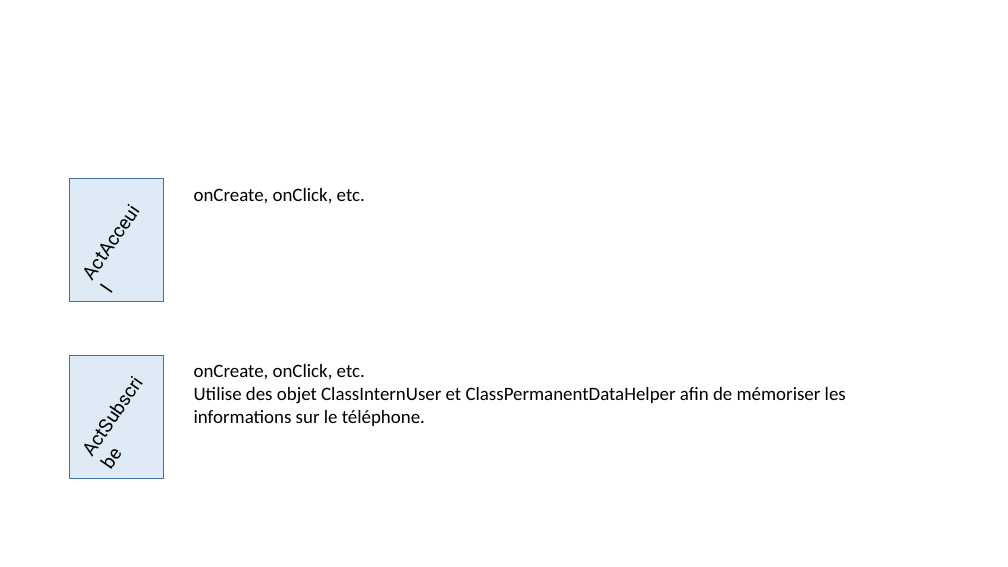
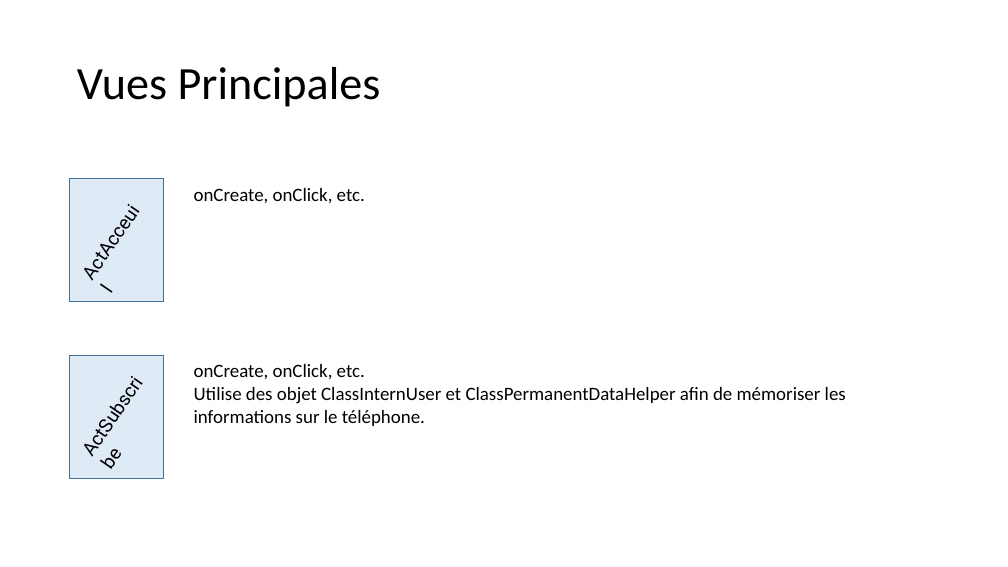
Before and after one commit to hellgheast/AndroidCityResto, a slide deck: slide 13 of CityResto.pptx. Drawn at 1008x567 pixels with LibreOffice and Linux fonts; fonts in the diff are those of the drawing. Boxes give left, top, right and bottom in pixels: in the first picture for what was removed or moved away, otherwise in the second. Text is boxed around its words. In the diff, an @@ line names an element or a change of style, - is before the commit and + after.

```diff
--- a/CityResto.pptx
+++ b/CityResto.pptx
@@ title added at (77,67,381,107), 44 pt, text #000000 @@
+Vues Principales
```
Also in this commit, not shown: 6 other slides changed, 3 slides added, 2 slides removed.
